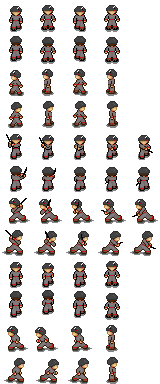
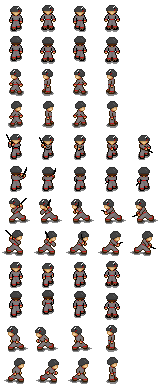
The second 160×384 image is a revision of the first. Changes to its layers:
painted on "Layer 0" over 8, 69, 24, 128
